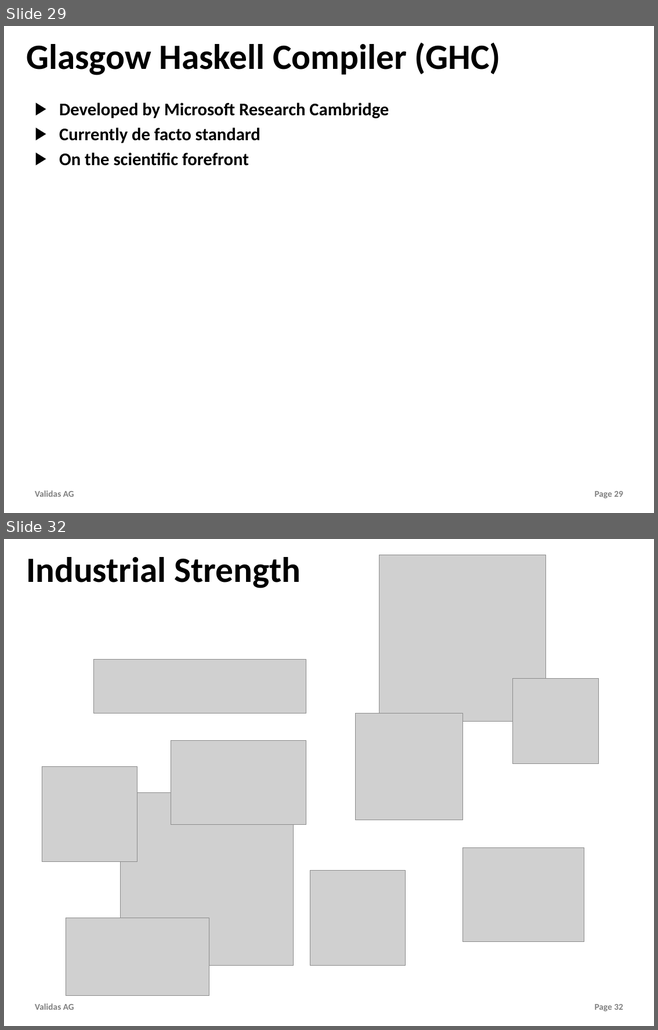
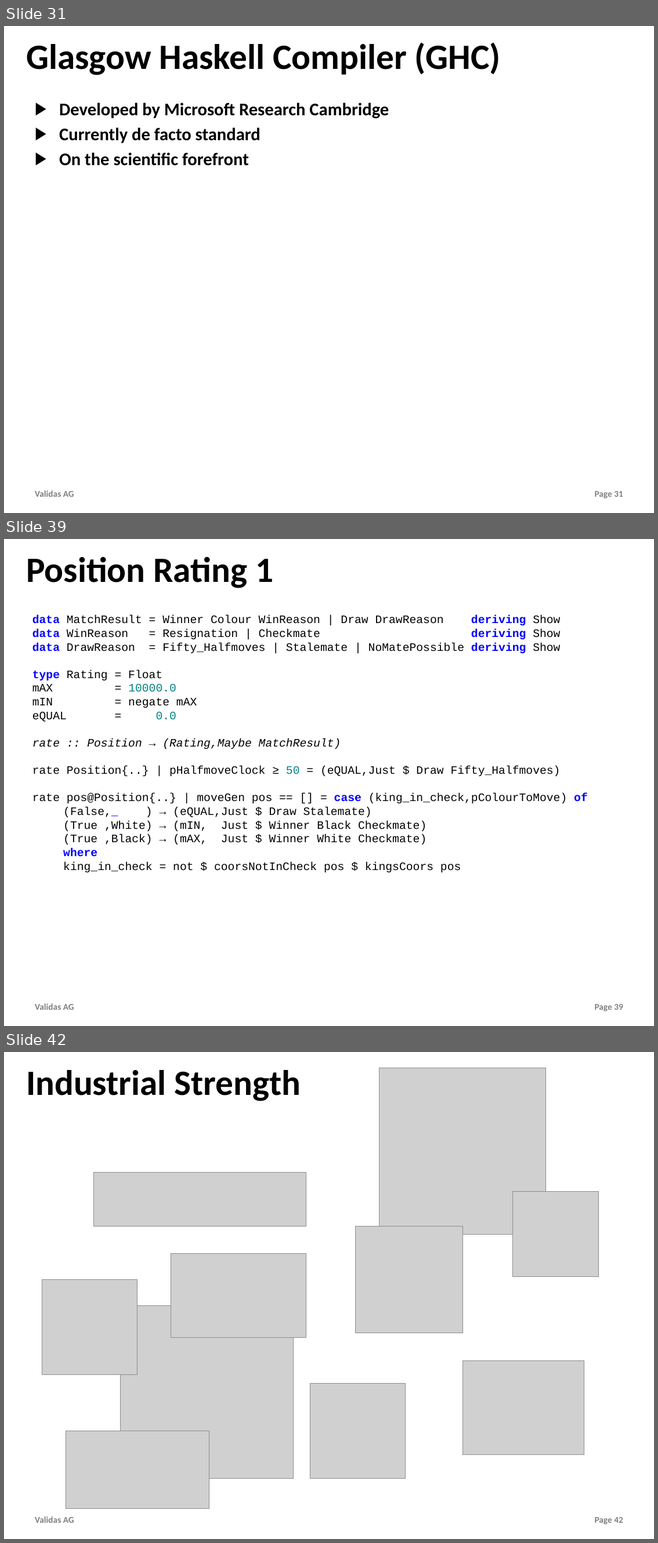
Before and after one commit to theoremprover/tvg, a slide deck: Vortraege/Towards_Haskell.pptx. Shown one above the other, each under a label of ours: slides 29 and 32 before the commit, slides 31, 39 and 42 after it; the slides between them are not shown. The pictures are 658x1030 and 658x1543 pixels, drawn with LibreOffice and Linux fonts; fonts in the diff are those of the drawing; grey boxes stand for pictures; background and template pictures are left out. Boxes give left, top, right and bottom in pixels: in the first picture for what was removed or moved away, otherwise in the second. Text is boxed around its words. In the diff, an @@ line names an element or a change of style, - is before the commit and + after.

```diff
--- a/Vortraege/Towards_Haskell.pptx
+++ b/Vortraege/Towards_Haskell.pptx
@@ slide 39 added at box(4, 539, 654, 1026), background #FFFFFF; not listed: 2 template elements that a slide beside it also shows @@
@@ title added at box(26, 557, 273, 588), 56 pt, text #000000, bold @@
+Position Rating 1
@@ text added at box(32, 615, 587, 873), 18 pt, text #000000 @@
+data MatchResult = Winner Colour WinReason | Draw DrawReason deriving Show
+data WinReason = Resignation | Checkmate deriving Show
+data DrawReason = Fifty_Halfmoves | Stalemate | NoMatePossible deriving Show
+type Rating = Float
+mAX = 10000.0
+mIN = negate mAX
+eQUAL = 0.0
+rate :: Position → (Rating,Maybe MatchResult)
+rate Position{..} | pHalfmoveClock ≥ 50 = (eQUAL,Just $ Draw Fifty_Halfmoves)
+rate pos@Position{..} | moveGen pos == [] = case (king_in_check,pColourToMove) of
+(False,_ ) → (eQUAL,Just $ Draw Stalemate)
+(True ,White) → (mIN, Just $ Winner Black Checkmate)
+(True ,Black) → (mAX, Just $ Winner White Checkmate)
+where
+king_in_check = not $ coorsNotInCheck pos $ kingsCoors pos
@@ what was slide 29 is now slide 31 @@
@@ page number at box(594, 491, 623, 499): text changed @@
-Page 29
+Page 31
@@ what was slide 32 is now slide 42 @@
@@ page number at box(594, 1517, 623, 1525): text changed @@
-Page 32
+Page 42
```
Also in this commit, not shown: 12 slides changed, 11 other slides added, 2 slides removed, 1 other file.
